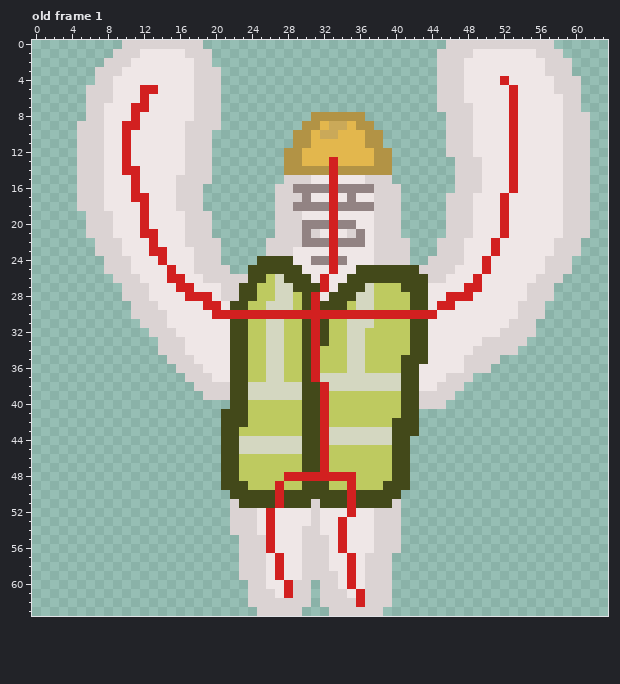
Two versions of one pixel-art file, art/Player/Hold.aseprite. That is the earlier state.
64x64 pixels, 1 frame. Shown: old frame 1. The commit also changed other frames, which this record leaves out.
After the commit:
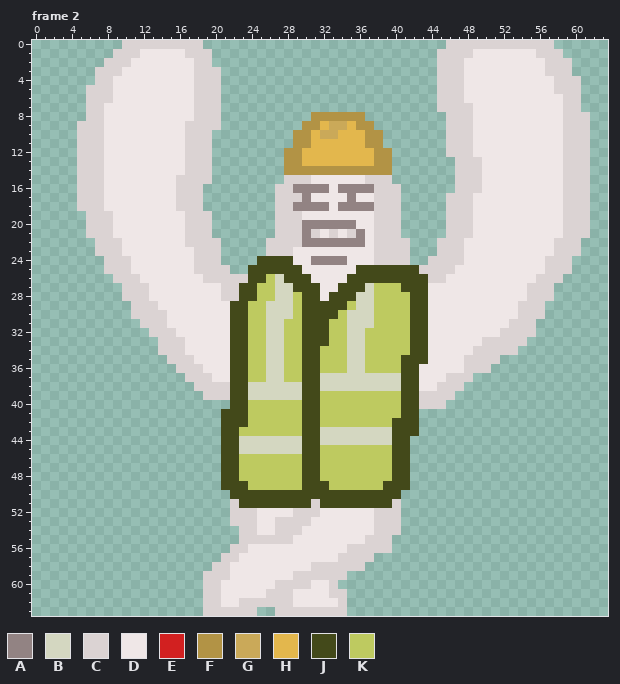
Palette (. is transparent): A #928383  B #d4d7c1  C #dbd3d3  D #efe7e7  E #d22020  F #b29345  G #caa959  H #e3b74d  J #43491a  K #beca60
A new or re-ordered frame is compared with the old frame closest to it.
Changes in this commit:
frames 1 -> 4
layer "Layer 3" now hidden
Changed rows in their new state; - is an unchanged pixel.
Frame 2 is new; against old frame 1:
first column x 10:
 4 ------------------------------------------D-
 5 --DD---------------------------------------D
 6 --D----------------------------------------D
 7 -DD----------------------------------------D
 8 -D-----------------------------------------D
 9 DD-----------------------------------------D
10 D------------------------------------------D
11 D------------------------------------------D
12 D------------------------------------------D
13 D----------------------H-------------------D
14 DD---------------------F-------------------D
15 -D---------------------D-------------------D
16 -D---------------------D-------------------D
17 -DD--------------------D------------------D-
18 --D--------------------D------------------D-
19 --D--------------------D------------------D-
20 --D--------------------A------------------D-
21 --DD-------------------C------------------D-
22 ---D-------------------A-----------------D--
23 ---DD------------------D-----------------D--
24 ----D------------------A----------------D---
25 -----D-----------------D----------------D---
26 -----DD---------------D----------------D----
27 ------DD--------------D---------------DD----
28 -------DDD-----------J--------------DDD-----
29 ---------DD----------J-------------DD-------
30 ----------DDJJKKBBBKJJJJKBBBKKKKJJD---------
31 ---------------------J----------------------
32 ---------------------J----------------------
33 ---------------------J----------------------
34 ---------------------J----------------------
35 ---------------------J----------------------
36 ---------------------J----------------------
37 ---------------------J----------------------
38 ----------------------B---------------------
39 ----------------------K---------------------
40 ----------------------K---------------------
41 ----------------------K---------------------
42 ----------------------K---------------------
43 ----------------------B---------------------
44 ----------------------B---------------------
45 ----------------------K---------------------
46 ----------------------K---------------------
47 ----------------------K---------------------
48 ------------------KKJJKKKK------------------
49 -----------------K-------K------------------
50 -----------------J-------J------------------
51 -----------------J-------J------------------
52 ----------------D--CC----D------------------
53 ----------------DCCCCD--D-------------------
54 ------------.---DCCCDD--D-------------------
55 ----------------CCC-DDD-D--C--.-------------
56 ------------C-DDD---DDD-DCCC--.-------------
57 -----------CCDDD-D--DDD-CCC-..--------------
58 ----------CCDDDD-D--D--CCCC...--------------
59 ---------CCCDDDD-D-C----C.....--------------
60 ---------CCDDDDD-CC--DD-......--------------
61 ---------CCDDDDD-CCDDDD--.....--------------
62 ---------CCDDC-----DDDDD-.....--------------
63 ---------CCCCCC..---CCC--....---------------
